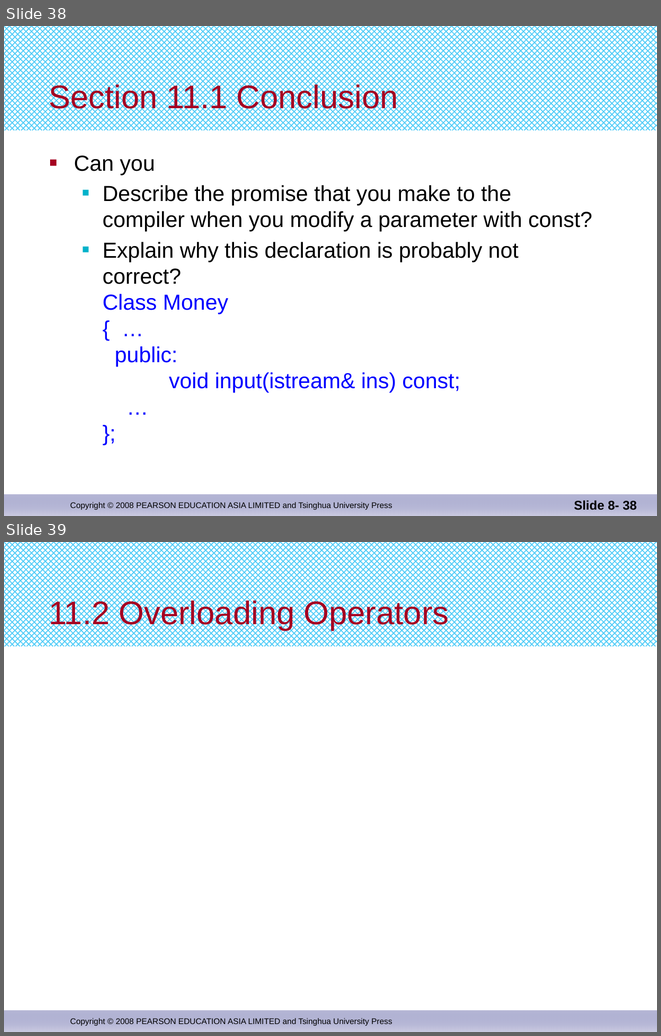
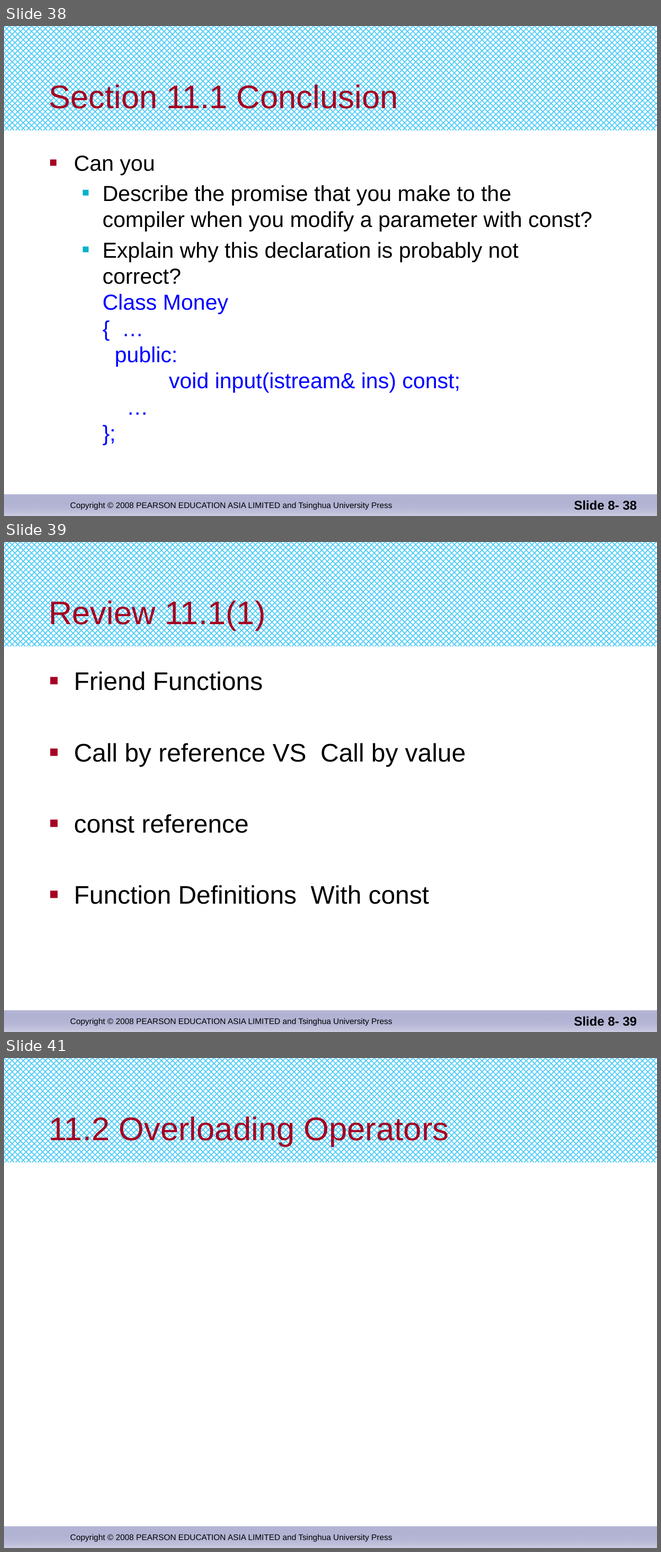
Before and after one commit to djuanbei/CPLUSPLUS, a slide deck: ppt/Chapter 11.pptx. Shown one above the other, each under a label of ours: slides 38 and 39 before the commit, slides 38, 39 and 41 after it; the slides between them are not shown. The pictures are 661x1036 and 661x1552 pixels, drawn with LibreOffice and Linux fonts; fonts in the diff are those of the drawing. Boxes give left, top, right and bottom in pixels: in the first picture for what was removed or moved away, otherwise in the second. Text is boxed around its words. In the diff, an @@ line names an element or a change of style, - is before the commit and + after.

```diff
--- a/ppt/Chapter 11.pptx
+++ b/ppt/Chapter 11.pptx
@@ slide 39 added at bbox=[4, 542, 657, 1032], background #FFFFFF; not listed: 3 template elements that a slide beside it also shows @@
@@ title added at bbox=[49, 598, 266, 631], 36 pt, text #A50021 @@
+Review 11.1(1)
@@ text added at bbox=[74, 671, 466, 904], 28 pt, text #000000 @@
+■ Friend Functions
+■ Call by reference VS Call by value
+■ const reference
+■ Function Definitions With const
@@ page number added at bbox=[574, 1016, 637, 1026], 14 pt, text #000000, bold @@
+Slide 8- 39
@@ what was slide 39 is now slide 41 @@
```
Also in this commit, not shown: 4 slides changed, 3 other slides added.
